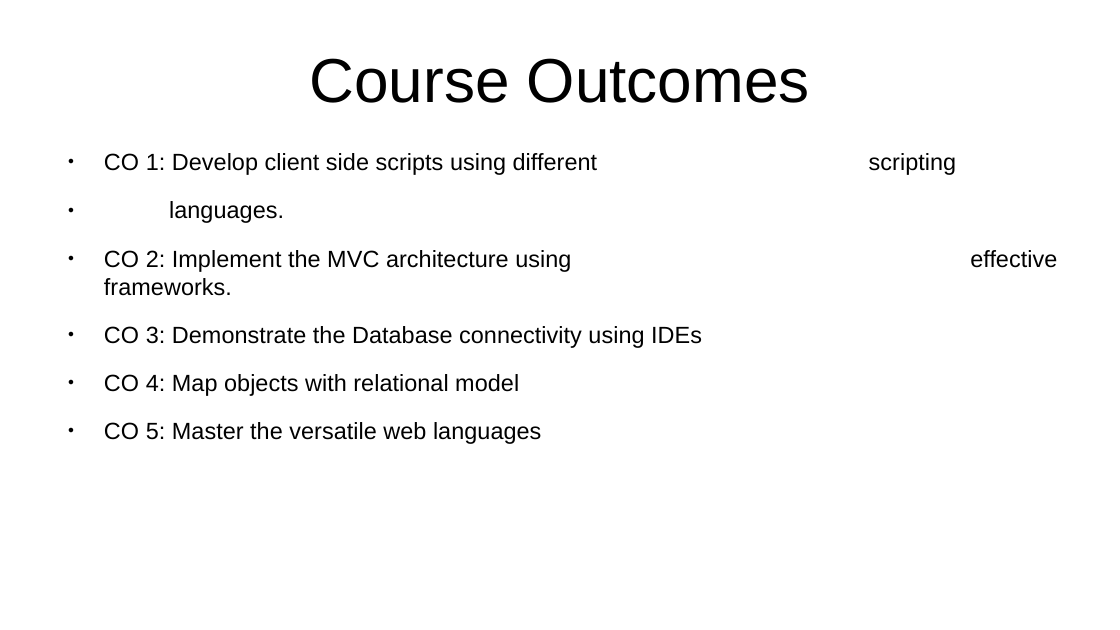
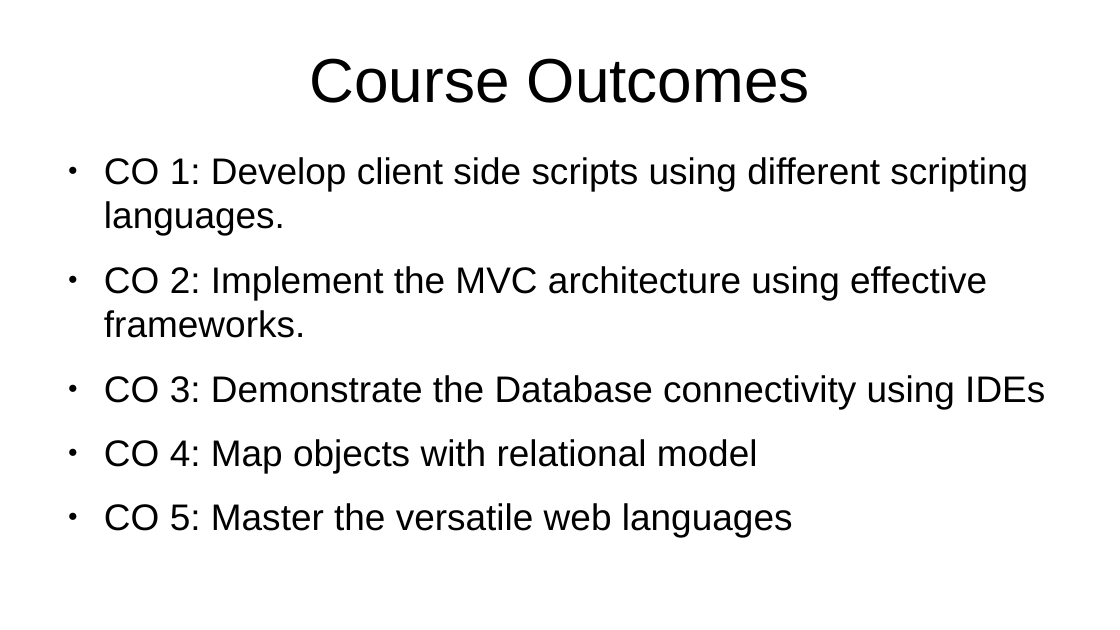
Before and after one commit to jhashuva/MVCTS, a slide deck: slide 15 of Intro MVCTSL.pptx. Drawn at 1120x630 pixels with LibreOffice and Linux fonts; fonts in the diff are those of the drawing. Boxes give left, top, right and bottom in pixels: in the first picture for what was removed or moved away, otherwise in the second. Text is boxed around its words. In the diff, an @@ line names an element or a change of style, - is before the commit and + after.

```diff
--- a/Intro MVCTSL.pptx
+++ b/Intro MVCTSL.pptx
@@ text at bbox=[104, 157, 1028, 235]: text changed; size 16.6 to 26.2 pt @@
-● CO 1: Develop client side scripts using different scripting
-● languages.
+● CO 1: Develop client side scripts using different scripting languages.
@@ text at bbox=[104, 266, 1045, 531]: size 16.6 to 26.2 pt in "CO 2: Implement the MVC architecture using ...", "CO 3: Demonstrate the Database connectivity using ...", "CO 4: Map objects with relational model", "CO 5: Master the versatile web languages" @@
```
Also in this commit, not shown: 1 other file.
